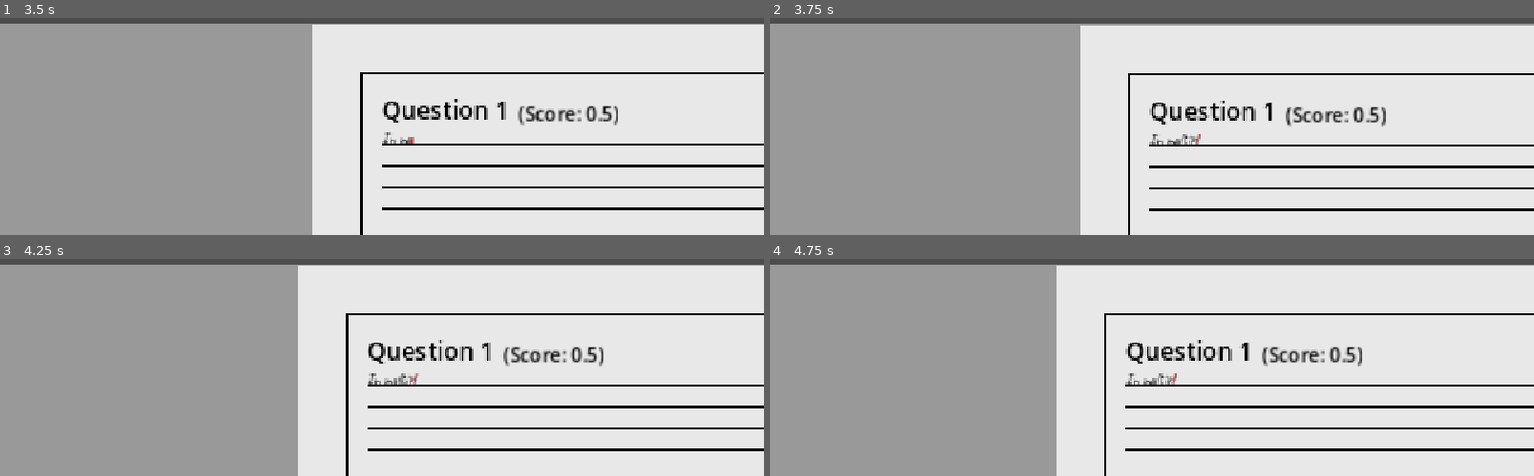
Above: before the commit, frames 1-4 (two rows, left to right).
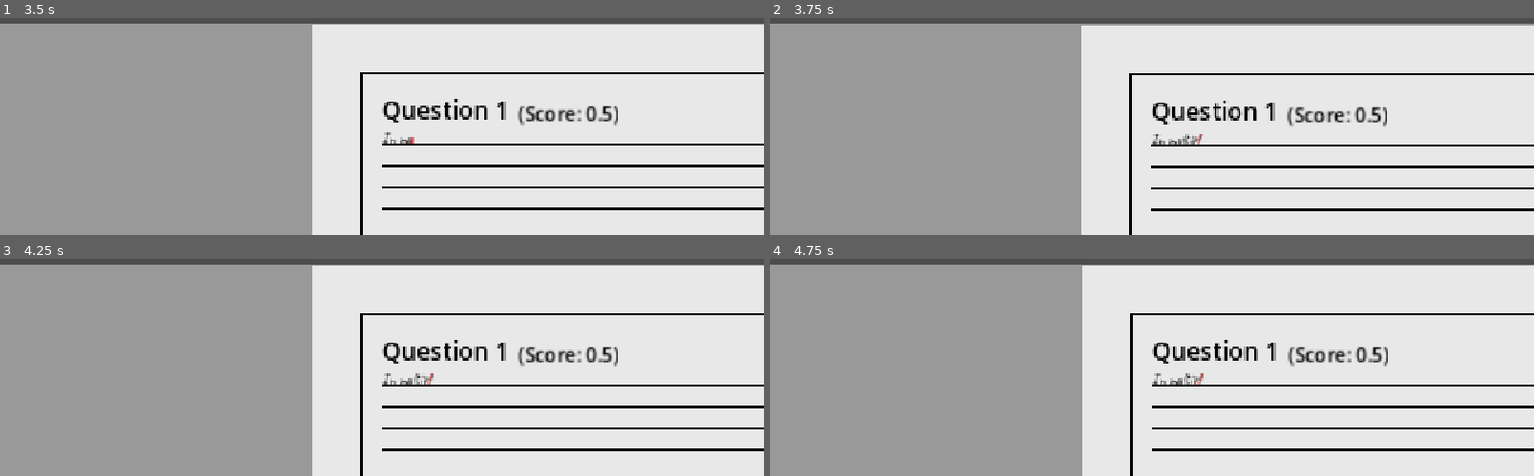
Above: after the commit, the same moments.

Repository: Dev-Hauffman/Magnum_Factum
Game: Godot game, scene res://scenes/test_scene/test_scene.tscn
The game is run twice, just before and just after one commit, with the same random seed, the same clock (stepped at 60 frames per second) and the same inputs. This scene is started directly instead of the project's main scene.
Inputs (mouse positions are in pixels of both pictures, inside the frame that each line leads up to):
- Up to frame 1 (3.5 s): tap Enter at 0.5, 2.75 s; drag from (382, 195) to (outside the picture) at 0.52 s; drag from (229, 41) to (343, 106) at 1.27 s; tap Space at 2 s; move the mouse to (outside the picture) at 2.02 s; hold Right (ui_right) 2.03-2.75 s; hold Middle mouse button (pan_button) 2.03-2.75 s; tap Mouse wheel up (zoom_in) at 2.1 s; click (outside the picture) at 2.17 s; drag from (343, 106) to (outside the picture) at 2.77 s
- Up to frame 2 (3.75 s): tap Space at 3.5 s; move the mouse to (1381, 85) at 3.52 s; hold Left (ui_left) from 3.53 s (still down); hold Middle mouse button (pan_button) from 3.53 s (still down); click (1381, 85) at 3.67 s
- Up to frame 3 (4.25 s): keep holding Left (ui_left); keep holding Middle mouse button (pan_button)
- Up to frame 4 (4.75 s): release Left (ui_left) at 4.25 s; release Middle mouse button (pan_button) at 4.25 s; drag from (outside the picture) to (outside the picture) at 4.27 s

Frame 1 is identical in both runs. In frame 2, 2.0% of the frame differs, in the area x 40-81%, y 3-100%; in frame 3, 4.5%; in frame 4, 5.9%, in the area x 37-81%, y 3-100%.

Commit message:
adjusted camera controller tweener

Diff:
--- a/scenes/test_scene/scripts/camera_controller.gd
+++ b/scenes/test_scene/scripts/camera_controller.gd
@@ -36,6 +36,8 @@
 
 var can_move:bool = false
 var can_zoom:bool = false
+var player_moved:bool = false
+var move_tween:Tween
 
 
 func initialize(target_camera:Camera2D):
@@ -70,10 +72,14 @@
 
 
 func move_to(target_position:Vector2, speed:float):
-	var tween = create_tween()
-	tween.tween_property(camera, "position", target_position, speed).set_ease(Tween.EASE_OUT_IN)
-	tween.play()
-	await tween.finished
+	if move_tween != null:
+		if move_tween.is_running():
+			move_tween.stop()
+	move_tween = create_tween()
+	print_debug(move_tween.is_running())
+	move_tween.tween_property(camera, "position", target_position, speed).set_ease(Tween.EASE_OUT_IN)
+	move_tween.play()
+	await move_tween.finished
 	emit_signal("finished_moving")
 
 
@@ -115,6 +121,10 @@
 		zoomFactor = 1.0
 	if should_shake:
 		shake(delta)
+	if player_moved:
+		print_debug("stopping tween")
+		move_tween.stop()
+		player_moved = false
 
 
 func handle_movement(delta):
@@ -137,6 +147,10 @@
 			mouse_final_position = get_global_mouse_position()
 			var final_position:Vector2 = mouse_initial_position - mouse_final_position
 			camera.position = lerp(camera.position, camera.position + final_position, drag_speed * delta)
+
+	if inputX != 0 or inputY != 0 or Input.is_action_just_pressed("pan_button"):
+		print_debug("player moved")
+		player_moved = true
 
 
 func handle_zoom(delta):
--- a/scenes/test_scene/test_screen/question.gd
+++ b/scenes/test_scene/test_screen/question.gd
@@ -5,7 +5,7 @@
 
 
 var maximum_score:float = 0
-var current_score:float = 0
+#var current_score:float = 0
 var paragraphs:Array[RichTextLabel] = []
 var paragraph_info:Array = []
 var current_paragraph_index:int = 0
@@ -14,6 +14,7 @@
 var finished_question:bool = false
 var can_reset:bool = false
 var can_show:bool = false
+var time_is_up:bool = false
 
 var style_box = load("res://resources/question_underline.tres")
 var green_box = load("res://resources/paragraph_green_selection.tres")
@@ -130,7 +131,7 @@
 
 
 func show_paragraph_confidence(target:RichTextLabel, index:int):
-	if finished_question:
+	if finished_question and not time_is_up:
 		if can_show and paragraph_info[index]["can_rewrite"] == false:
 			var confidence_label = paragraph_info[index]["label"]
 			var paragraph_confidence_level:int = int(confidence_label.text)
@@ -153,13 +154,13 @@
 
 
 func rewrite_paragraph(event, target:RichTextLabel, index:int):
-	if finished_question:
+	if finished_question and not time_is_up:
 		if event is InputEventMouseButton and event.pressed and (event.button_index == MOUSE_BUTTON_LEFT or event.button_index == MOUSE_BUTTON_RIGHT):
 			if can_reset and int(paragraph_info[index]["label"].text) < 100:
 				if event is InputEventMouseButton and event.pressed and event.button_index == MOUSE_BUTTON_RIGHT:
 					can_reset = false
 					paragraph_info[index]["can_rewrite"] = true
-					current_score -= maximum_score / paragraphs.size()
+					#current_score -= maximum_score / paragraphs.size()
 					target.visible_characters = 0
 					current_character.visible = true
 					current_paragraph_index = index
@@ -181,9 +182,9 @@
 						can_show = true
 						current_character.visible = false
 						paragraph_info[index]["can_rewrite"] = false
-						current_score += maximum_score / paragraphs.size()
+						#current_score += maximum_score / paragraphs.size()
 						recalculate_confidence(index)
-						print_debug("final score: " + str(current_score))
+						#print_debug("final score: " + str(current_score))
 						await get_tree().create_timer(1).timeout #this represent the animation playing before being able to review a question
 						can_reset = true
 						break
@@ -211,29 +212,30 @@
 	var result = regex.search(paragraph_info[index]["label"].text)
 	var base_value = result.get_string()
 	var confidence_value:int = generate_confidence_value(int(base_value))
-	print_debug(confidence_value)
+	paragraph_info[index]["confidence_value"] = confidence_value
+	print_debug(paragraph_info[index]["confidence_value"])
 	paragraph_info[index]["label"].text = "confidence: " + str(confidence_value) + "%"
 
 
 func _on_gui_input(event):
-	if can_click:
+	if can_click and not time_is_up:
 		if event is InputEventMouseButton and event.pressed and (event.button_index == MOUSE_BUTTON_LEFT or event.button_index == MOUSE_BUTTON_RIGHT):
 			if current_paragraph_index < paragraphs.size():
 				emit_signal("clicked", current_character.global_position)
 				for i in visible_character_amount:
 					paragraphs[current_paragraph_index].visible_characters += 1
 					if paragraphs[current_paragraph_index].visible_ratio >= 1:
-						current_score += maximum_score / paragraphs.size()
+						#current_score += maximum_score / paragraphs.size()
 						create_confidence_value()
 						update_character_position() #has to be before increase in current_paragraph_index or won't update
 						current_paragraph_index += 1
-						print_debug(current_score)
+						#print_debug(current_score)
 						if current_paragraph_index == paragraphs.size():
 							finished_question = true
 							can_show = true
 							can_click = false
 							current_character.visible = false
-							print_debug(current_score)
+							#print_debug(current_score)
 							await get_tree().create_timer(1).timeout #this represent the animation playing before being able to review a question
 							can_reset = true
 						break
@@ -315,8 +317,9 @@
 
 
 func create_confidence_value():
+	var confidence_dict:Dictionary = {}
 	var confidence_value:int = generate_confidence_value()
-	var confidence_dict:Dictionary = {} # confidence info as a dictionary?
+	confidence_dict["confidence_value"] = confidence_value
 	var confidence_label:Label = Label.new()
 	confidence_label.add_theme_font_size_override("font_size", 6)
 	confidence_label.text ="confidence: " + str(confidence_value) + "%"
@@ -336,3 +339,15 @@
 func generate_confidence_value(base_value:int = 10) -> int:
 	var confidence_value:int = (randi_range(base_value, 109) / 10) * 10
 	return confidence_value
+
+
+func get_score() -> float:
+	var score:float = 0
+	for confidence_value in paragraph_info:
+		var random_value = randi_range(0, 100)
+		print_debug("random value is: " + str(random_value))
+		print_debug("confidence value is: " + str(confidence_value["confidence_value"]))
+		if random_value <= confidence_value["confidence_value"]:
+			score += maximum_score / paragraphs.size()
+			print_debug("score is now: %f" % score)
+	return score
--- a/scenes/test_scene/test_screen/test_screen.gd
+++ b/scenes/test_scene/test_screen/test_screen.gd
@@ -94,5 +94,7 @@
 	for children in questions_container.get_children():
 		if children.visible == true:
 			children.can_click = false
-			final_score += children.current_score
+			children.can_reset = false
+			children.can_show = false
+			final_score += children.get_score()
 	print_debug("final score: " + str(final_score))
--- a/scenes/test_scene/test_screen/test_screen.tscn
+++ b/scenes/test_scene/test_screen/test_screen.tscn
@@ -99,7 +99,7 @@
 autowrap_mode = 1
 
 [node name="Timer" type="Timer" parent="."]
-wait_time = 180.0
+wait_time = 90.0
 one_shot = true
 autostart = true
 
